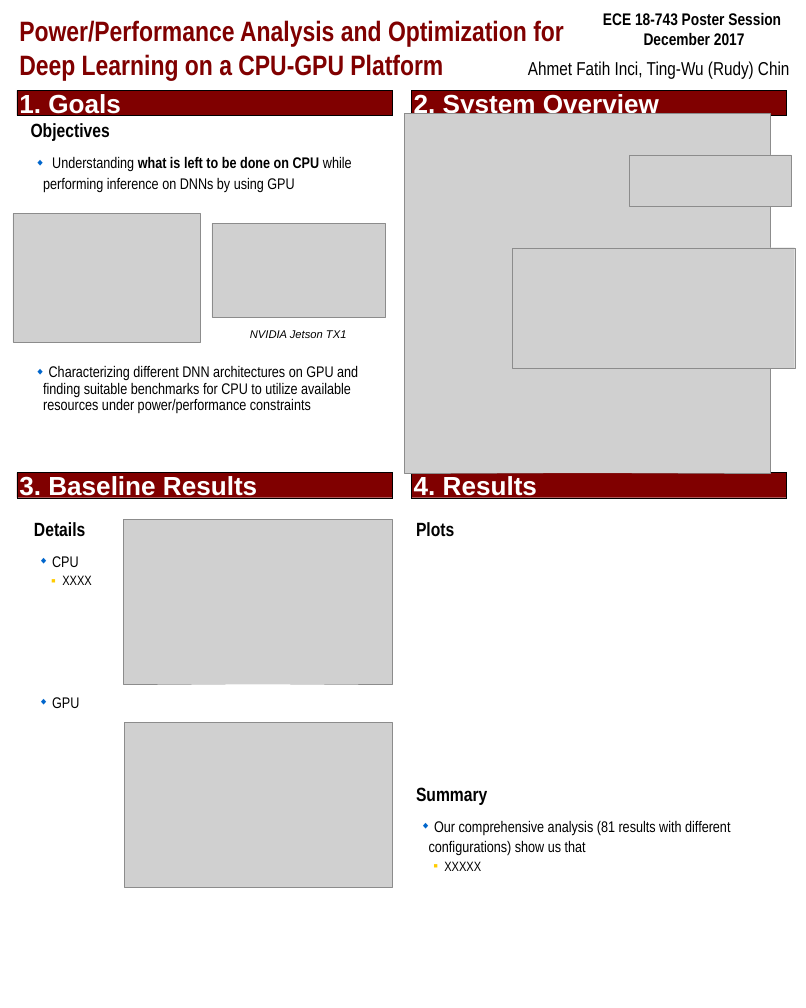
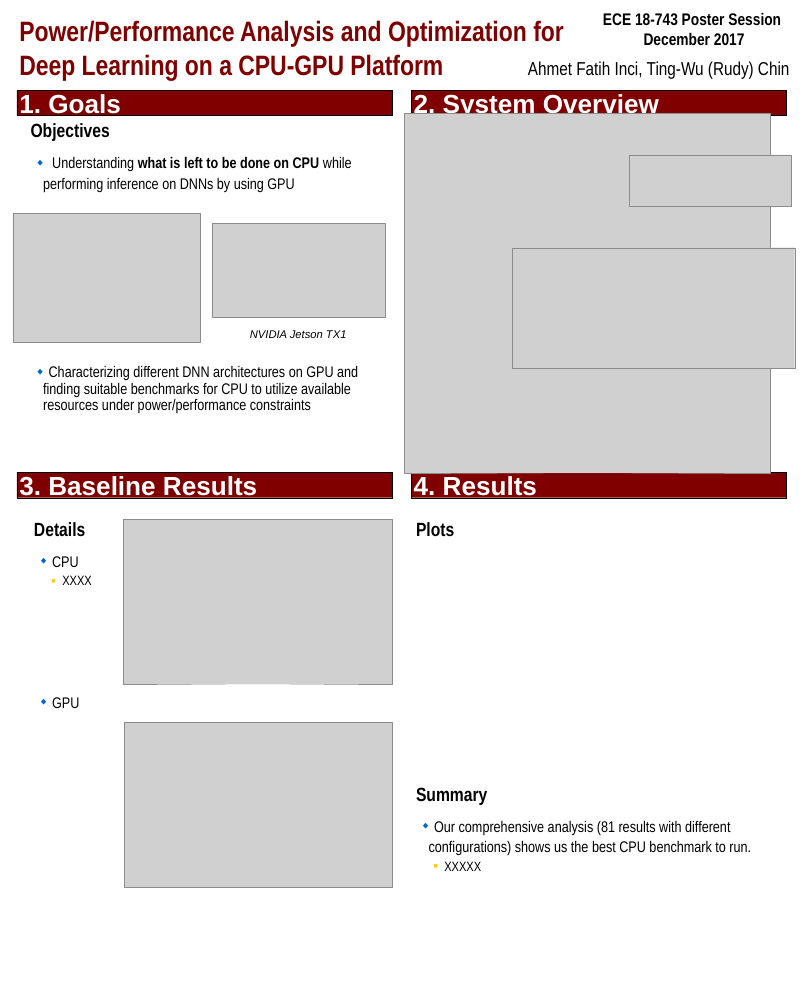
Before and after one commit to afinci/18-743-Power-and-Performance-optimizations-for-DNNs-on-CPU-GPU, a slide deck: slide 1 of poster/ece743_poster.ppt. Drawn at 806x1008 pixels with LibreOffice and Linux fonts; fonts in the diff are those of the drawing; grey boxes stand for pictures. Boxes give left, top, right and bottom in pixels: in the first picture for what was removed or moved away, otherwise in the second. Text is boxed around its words. In the diff, an @@ line names an element or a change of style, - is before the commit and + after.

Commit message:
edit poster

```diff
--- a/poster/ece743_poster.ppt
+++ b/poster/ece743_poster.ppt
@@ text at (429, 821, 751, 856): text changed @@
-  ◆ Our comprehensive analysis (81 results with different configurations) show us that
+  ◆ Our comprehensive analysis (81 results with different configurations) shows us the best CPU benchmark to run.
```
Also in this commit, not shown: 1 other file.
